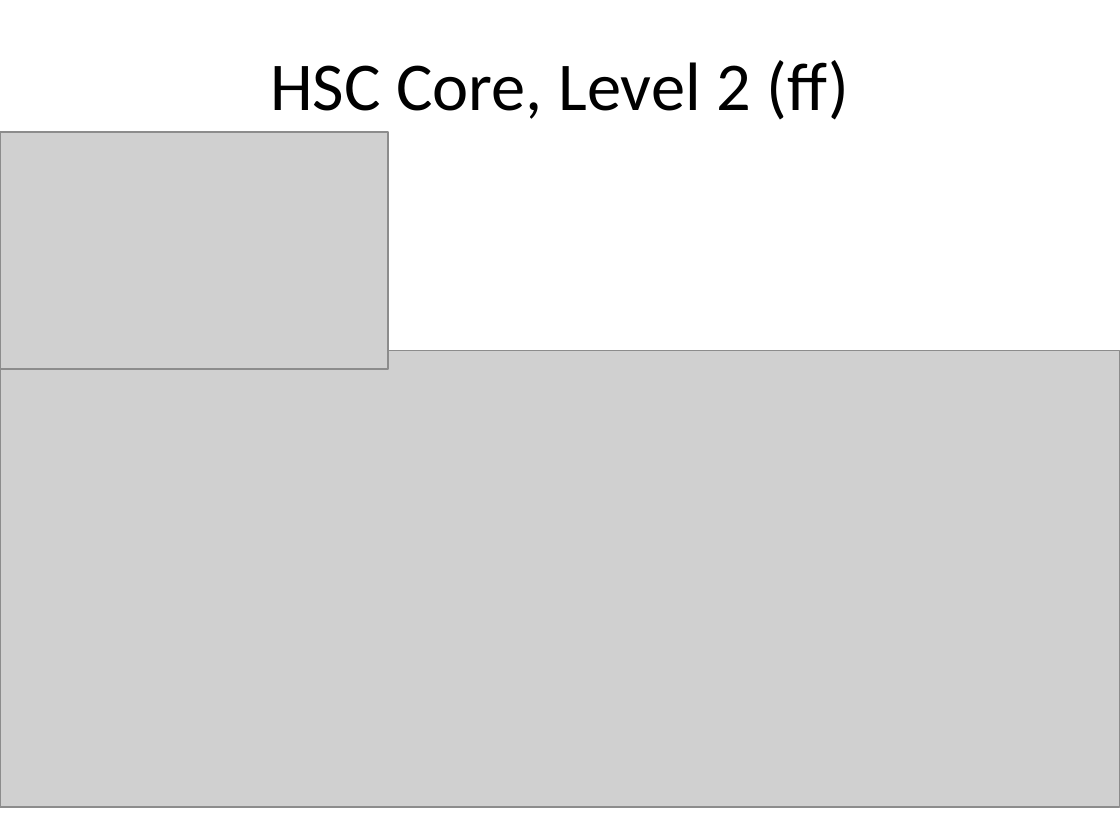
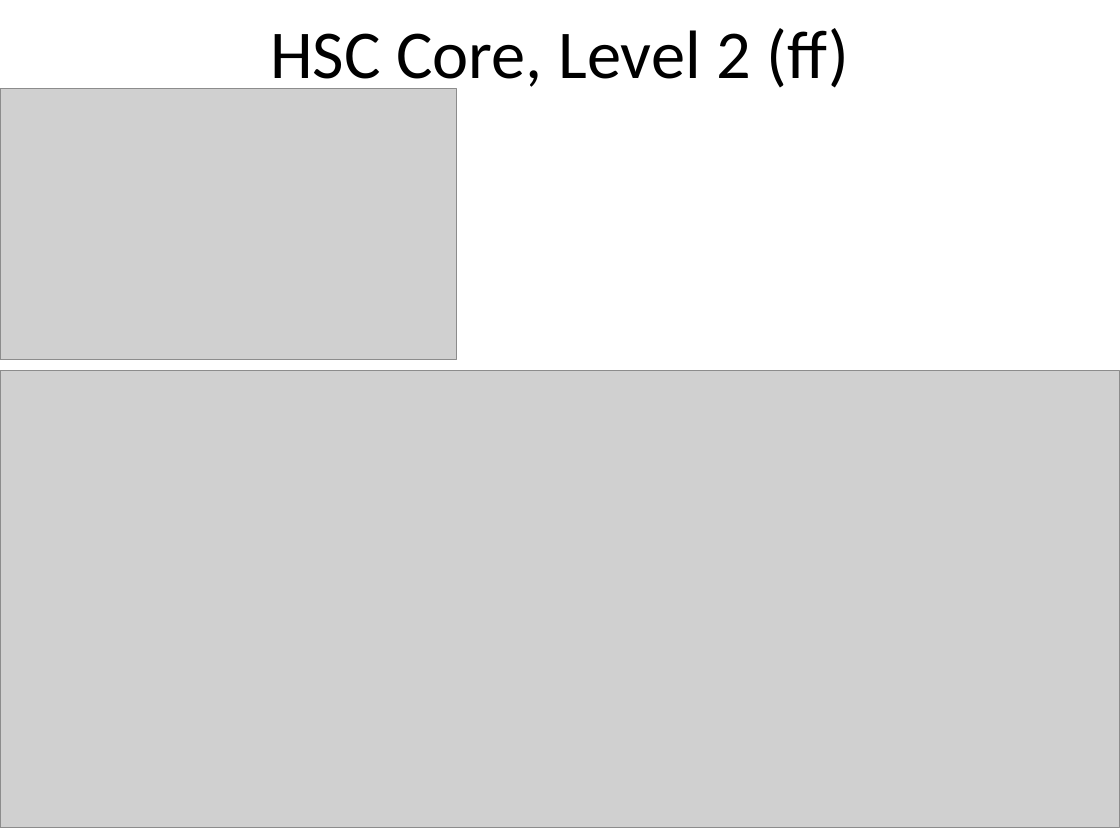
Before and after one commit to aim42/htmlSanityCheck, a slide deck: slide 15 of src/docs/presentation/HTMLSC-presentation.pptx. Drawn at 1120x840 pixels with LibreOffice and Linux fonts; fonts in the diff are those of the drawing; grey boxes stand for pictures. Boxes give left, top, right and bottom in pixels: in the first picture for what was removed or moved away, otherwise in the second. Text is boxed around its words. In the diff, an @@ line names an element or a change of style, - is before the commit and + after.

```diff
--- a/src/docs/presentation/HTMLSC-presentation.pptx
+++ b/src/docs/presentation/HTMLSC-presentation.pptx
@@ title "HSC Core, Level 2 (ff)" rewrapped from [270,60,848,120] to [270,28,848,94] @@
@@ picture: place and size @@
-picture at [0,132,389,370]
+picture at [0,88,457,360]
@@ picture: place and size @@
-picture at [0,351,1120,808]
+picture at [0,371,1120,828]
```
Also in this commit, not shown: 3 other slides changed, 2 other files.
